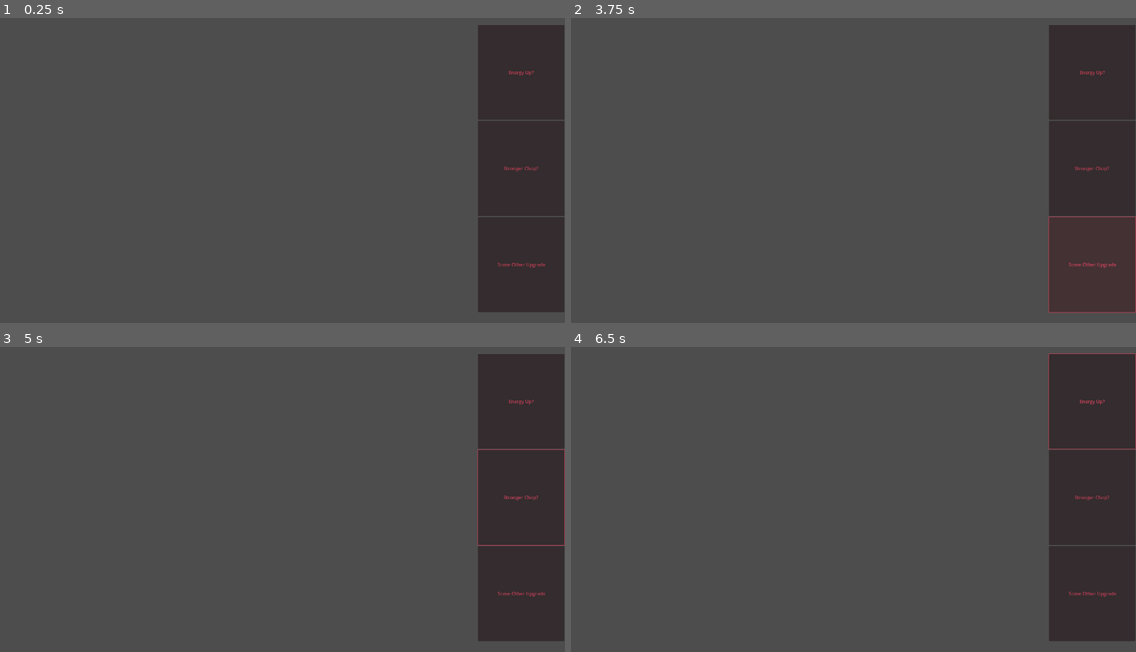
Above: before the commit, frames 1-4 (two rows, left to right).
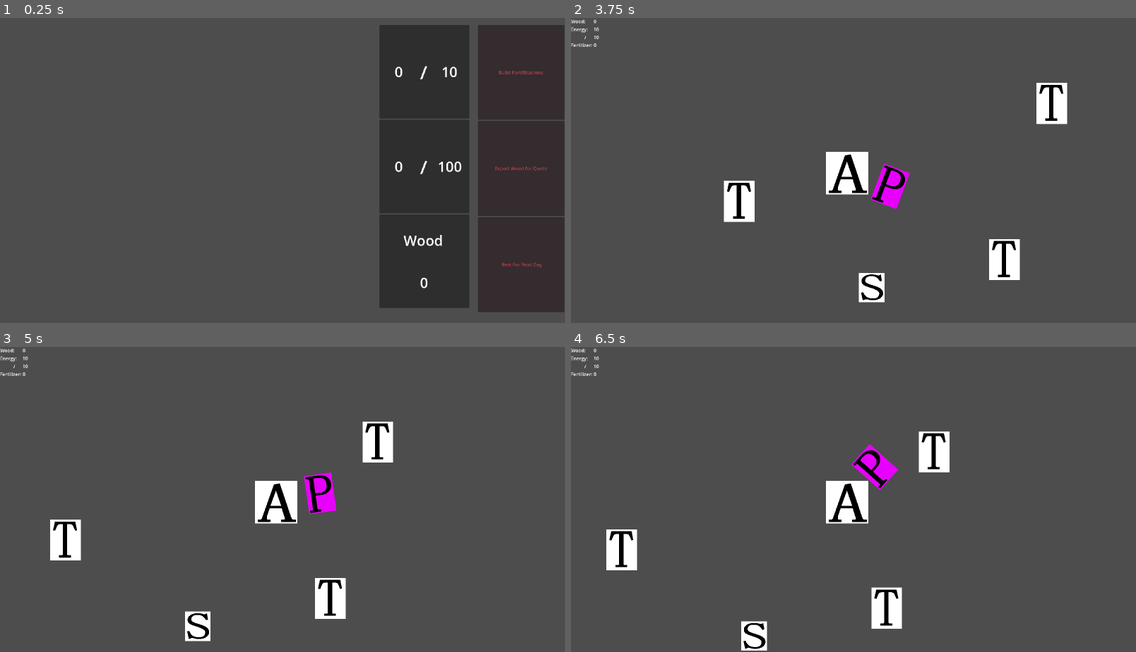
Above: after the commit, the same moments.

Repository: ErdrickBelmont/Buddy_Jam_2024_Team_4
Game: Godot game, scene res://shipUpgradeScene.tscn
Same seed, same stepped clock (60 frames per second), same inputs: the game is played once before the commit and once after it. This scene is started directly instead of the project's main scene.
Inputs (mouse positions are in pixels of both pictures, inside the frame that each line leads up to):
- Up to frame 1 (0.25 s): no input
- Up to frame 2 (3.75 s): click (1090, 72) at 0.5 s, where only the run before the commit has a clickable "Energy Up?"; click (1090, 72) at 1.25 s, where only the run after the commit has a clickable "Build Fortifiications"; click (1090, 167) at 2 s, where only the run before the commit has a clickable "Stronger Chop?"; click (1090, 167) at 2.75 s, where only the run after the commit has a clickable "Export Wood for Quota"; click (1090, 265) at 3.5 s, where only the run before the commit has a clickable "Some Other Upgrade"
- Up to frame 3 (5 s): tap Enter at 4.25 s; move the mouse to (406, 484) at 4.27 s; hold D (ui_right) from 4.28 s (still down); click (406, 484) at 4.35 s; tap W (ui_up) at 4.52 s
- Up to frame 4 (6.5 s): move the mouse to (740, 514) at 5.02 s; click (740, 514) at 5.1 s; tap W (ui_up) at 5.27 s; move the mouse to (910, 432) at 5.77 s; release D (ui_right) at 5.78 s; hold A (ui_left) from 5.78 s (still down); click (910, 432) at 5.85 s

The runs differ from the first frame. In frame 1, 15% of the frame differs, in the area x 67-97%, y 2-95%; in frame 2, 18%; in frame 3, 19%; in frame 4, 19%, in the area x 0-100%, y 0-100%.

Commit message:
Partially completed cycle & ship upgrade screen

Diff:
--- a/BuddyJam2023_Tree_Game/Global_Var.gd
+++ b/BuddyJam2023_Tree_Game/Global_Var.gd
@@ -1,7 +1,7 @@
 extends Node
 
 
-var dic : Dictionary = {"wood": 0,"woodExportTracker": 0, "woodExportCap": 100, "energy": 0, "maxEnergy": 10, "fertilizer": 0,"quotaTracker":0, "quota": 10 }
+var dic : Dictionary = {"wood": 0,"woodExportTracker": 0, "woodExportCap": 100,"fortificationTracker": 0,"fortificationCost": 10, "energy": 0, "maxEnergy": 10, "fertilizer": 0,"quotaTracker":0, "quota": 100 }
 
 var base_fortified: bool = false
 
@@ -26,6 +26,10 @@
 			return dic.quotaTracker
 		"quota":
 			return dic.quota
+		"fortificationTracker":
+			return dic.fortificationTracker
+		"fortificationCost":
+			return dic.fortificationCost
 		_:
 			return 0
 
@@ -47,6 +51,10 @@
 			dic.quotaTracker = new_value
 		"quota":
 			dic.quota = new_value
+		"fortificationTracker":
+			dic.fortificationTracker = new_value
+		"fortificationCost":
+			dic.fortificationCost = new_value
 		_:
 			print("could not find variable")
 
@@ -68,16 +76,20 @@
 			dic.quotaTracker += new_value
 		"quota":
 			dic.quota += new_value
+		"fortificationTracker":
+			dic.fortificationTracker += new_value
+		"fortificationCost":
+			dic.fortificationCost += new_value
 		_:
 			print("could not find variable")
 
-#add negative number to subtract
+
 func upperBoundCheck(lesser:int, max:int) -> bool:
 	if (lesser < max):
 		return true
 	else:
 		return false
-func lowerBoundCheck(currentInt:int, minimumRequired:int):
+func lowerBoundCheck(currentInt:int, minimumRequired:int) -> bool:
 	if (currentInt < minimumRequired):
 		return false
 	else:
--- a/BuddyJam2023_Tree_Game/Player.tscn
+++ b/BuddyJam2023_Tree_Game/Player.tscn
@@ -16,15 +16,18 @@
 [node name="player_prefab" type="CharacterBody2D"]
 position = Vector2(387, 194)
 collision_layer = 3
-collision_mask = 12
+collision_mask = 15
 script = ExtResource("1_yfync")
 
-[node name="charCollider" type="CollisionShape2D" parent="."]
-position = Vector2(552, 331)
+[node name="Area2D2" type="Area2D" parent="."]
+position = Vector2(684.684, 321.062)
+
+[node name="charCollider" type="CollisionShape2D" parent="Area2D2"]
+position = Vector2(-132.684, 9.93842)
 shape = SubResource("RectangleShape2D_oh4fp")
 
-[node name="Sprite2D" type="Sprite2D" parent="charCollider"]
-position = Vector2(2, -1)
+[node name="Sprite2D" type="Sprite2D" parent="Area2D2/charCollider"]
+position = Vector2(1.99994, -1)
 scale = Vector2(0.521739, 0.390374)
 texture = ExtResource("2_6s85g")
 
--- a/BuddyJam2023_Tree_Game/forest_entrance.tscn
+++ b/BuddyJam2023_Tree_Game/forest_entrance.tscn
@@ -1,9 +1,14 @@
-[gd_scene load_steps=5 format=3 uid="uid://bq4tnwwwxkc0l"]
+[gd_scene load_steps=8 format=3 uid="uid://bq4tnwwwxkc0l"]
 
 [ext_resource type="PackedScene" uid="uid://dd8kuirq1mqtj" path="res://Player.tscn" id="1_08bqn"]
-[ext_resource type="Script" path="res://update_label_script.gd" id="3_4qbf8"]
+[ext_resource type="PackedScene" uid="uid://uahhdims1o8" path="res://stat_panel.tscn" id="3_ciejm"]
 [ext_resource type="PackedScene" uid="uid://btqjg4r3wu4oj" path="res://Choppable_Tree.tscn" id="3_sptj4"]
 [ext_resource type="PackedScene" uid="uid://divilrm8xpnrh" path="res://Pause_Menu.tscn" id="3_towcn"]
+[ext_resource type="Script" path="res://ship.gd" id="5_ysi78"]
+[ext_resource type="Texture2D" uid="uid://diak4cs683rih" path="res://S.png" id="6_hgds0"]
+
+[sub_resource type="RectangleShape2D" id="RectangleShape2D_xe1mm"]
+size = Vector2(288, 188.5)
 
 [node name="Root_Node2D" type="Node2D"]
 
@@ -20,52 +25,7 @@
 offset_bottom = -995.0
 metadata/_edit_use_anchors_ = true
 
-[node name="StatPanel" type="Control" parent="CanvasLayer"]
-layout_mode = 3
-anchors_preset = 0
-offset_right = 40.0
-offset_bottom = 40.0
-
-[node name="GridContainer" type="GridContainer" parent="CanvasLayer/StatPanel"]
-layout_mode = 0
-offset_right = 124.0
-offset_bottom = 150.0
-columns = 2
-
-[node name="Wood" type="Label" parent="CanvasLayer/StatPanel/GridContainer"]
-layout_mode = 2
-text = "Wood:"
-
-[node name="WoodInt" type="Label" parent="CanvasLayer/StatPanel/GridContainer"]
-layout_mode = 2
-text = "test"
-script = ExtResource("3_4qbf8")
-
-[node name="Energy" type="Label" parent="CanvasLayer/StatPanel/GridContainer"]
-layout_mode = 2
-text = "Energy:"
-
-[node name="EnergyInt" type="Label" parent="CanvasLayer/StatPanel/GridContainer"]
-layout_mode = 2
-text = "test"
-script = ExtResource("3_4qbf8")
-
-[node name="energycap" type="Label" parent="CanvasLayer/StatPanel/GridContainer"]
-layout_mode = 2
-text = "	           /"
-
-[node name="EnergyCapInt" type="Label" parent="CanvasLayer/StatPanel/GridContainer"]
-layout_mode = 2
-text = "test"
-script = ExtResource("3_4qbf8")
-
-[node name="Fertilizer" type="Label" parent="CanvasLayer/StatPanel/GridContainer"]
-layout_mode = 2
-text = "Fertilizer:"
-
-[node name="FertilizerInt" type="Label" parent="CanvasLayer/StatPanel/GridContainer"]
-layout_mode = 2
-script = ExtResource("3_4qbf8")
+[node name="StatPanel" parent="CanvasLayer" instance=ExtResource("3_ciejm")]
 
 [node name="ChoppableTree" parent="." groups=["tree"] instance=ExtResource("3_sptj4")]
 position = Vector2(575, 620)
@@ -82,6 +42,52 @@
 scale = Vector2(4.44, 4.44)
 collision_mask = 3
 
+[node name="ship" type="Area2D" parent="."]
+position = Vector2(1023, 916)
+collision_layer = 17
+collision_mask = 17
+script = ExtResource("5_ysi78")
+
+[node name="CollisionShape2D" type="CollisionShape2D" parent="ship"]
+position = Vector2(1, -126)
+shape = SubResource("RectangleShape2D_xe1mm")
+
+[node name="Sprite2D" type="Sprite2D" parent="ship"]
+position = Vector2(1.99998, -2.00002)
+scale = Vector2(0.356122, 0.25)
+texture = ExtResource("6_hgds0")
+
+[node name="CanvasLayer2" type="CanvasLayer" parent="ship"]
+visible = false
+
+[node name="Panel" type="Panel" parent="ship/CanvasLayer2"]
+anchors_preset = -1
+anchor_left = 0.38
+anchor_top = 0.178
+anchor_right = 0.67
+anchor_bottom = 0.432
+offset_left = 0.399963
+offset_top = -0.12001
+offset_right = -0.400024
+offset_bottom = -0.279999
+
+[node name="HBoxContainer" type="HBoxContainer" parent="ship/CanvasLayer2/Panel"]
+layout_mode = 1
+anchors_preset = 15
+anchor_right = 1.0
+anchor_bottom = 1.0
+offset_left = 11.0
+offset_top = 75.0
+offset_right = -17.0
+offset_bottom = -23.0
+grow_horizontal = 2
+grow_vertical = 2
+
+[node name="returnToShip" type="Button" parent="ship/CanvasLayer2/Panel/HBoxContainer"]
+layout_mode = 2
+size_flags_horizontal = 3
+text = "Return to ship "
+
 [connection signal="area_entered" from="ChoppableTree" to="ChoppableTree" method="_on_area_entered"]
 [connection signal="area_exited" from="ChoppableTree" to="ChoppableTree" method="_on_area_exited"]
 [connection signal="mouse_entered" from="ChoppableTree" to="ChoppableTree" method="_on_mouse_entered"]
@@ -94,3 +100,6 @@
 [connection signal="area_exited" from="ChoppableTree3" to="ChoppableTree3" method="_on_area_exited"]
 [connection signal="mouse_entered" from="ChoppableTree3" to="ChoppableTree3" method="_on_mouse_entered"]
 [connection signal="mouse_exited" from="ChoppableTree3" to="ChoppableTree3" method="_on_mouse_exited"]
+[connection signal="area_entered" from="ship" to="ship" method="_on_area_entered"]
+[connection signal="area_exited" from="ship" to="ship" method="_on_area_exited"]
+[connection signal="pressed" from="ship/CanvasLayer2/Panel/HBoxContainer/returnToShip" to="ship" method="_on_return_to_ship_pressed"]
--- /dev/null
+++ b/BuddyJam2023_Tree_Game/returnToShip.gd
@@ -0,0 +1,11 @@
+extends Button
+
+
+# Called when the node enters the scene tree for the first time.
+func _ready():
+	pass # Replace with function body.
+
+
+# Called every frame. 'delta' is the elapsed time since the previous frame.
+func _process(delta):
+	pass
--- /dev/null
+++ b/BuddyJam2023_Tree_Game/ship.gd
@@ -0,0 +1,35 @@
+extends Area2D
+
+func _ready():
+	get_child(-1).set_visible(false)
+
+#func resume():
+	#get_tree().paused = false
+	#hide()
+#func pause():
+	#get_tree().paused = true
+	#
+#
+#func _on_resume_pressed():
+	#resume()
+#
+#func _on_options_pressed():
+	#resume()
+	#get_tree().reload_current_scene()
+#
+#func _on_quit_pressed():
+	#get_tree().quit()
+
+
+
+func _on_area_entered(area):
+	get_child(-1).set_visible(true)
+	print("area entered")
+
+func _on_area_exited(area):
+	get_child(-1).set_visible(false)
+	pass # Replace with function body.
+
+
+func _on_return_to_ship_pressed():
+	get_tree().change_scene_to_file("res://shipUpgradeScene.tscn")
--- /dev/null
+++ b/BuddyJam2023_Tree_Game/shipUpgradeScene.gd
@@ -0,0 +1,30 @@
+extends Control
+
+
+# Called when the node enters the scene tree for the first time.
+func _ready():
+	pass # Replace with function body.
+
+
+# Called every frame. 'delta' is the elapsed time since the previous frame.
+func _process(delta):
+	pass
+
+
+func _on_next_day_pressed():
+	Global_Var.storm_reset()
+	get_tree().change_scene_to_file("res://forest_entrance.tscn")
+
+
+func _on_submit_wood_quota_pressed():
+	if Global_Var.upperBoundCheck(Global_Var.get_referance("qoutaTracker"),Global_Var.get_referance("quota")):
+		if (Global_Var.get_referance("wood") - (Global_Var.get_referance("quota") - Global_Var.get_referance("qoutaTracker"))) >= 0:
+			Global_Var.add_to_var("quotaTracker",(Global_Var.get_referance("quota") - Global_Var.get_referance("qoutaTracker")))
+			Global_Var.add_to_var("wood",-((Global_Var.get_referance("quota") - Global_Var.get_referance("qoutaTracker"))))
+
+func _on_build_fortitifcation_pressed():
+	var fortification_difference = Global_Var.get_referance("fortificationCost") - Global_Var.get_referance("fortificationTracker")
+	if Global_Var.upperBoundCheck(Global_Var.get_referance("fortificationTracker"),Global_Var.get_referance("fortificationCost")):
+		if (Global_Var.get_referance("wood") - (Global_Var.get_referance("fortificationCost") - Global_Var.get_referance("fortificationTracker"))) >= 0:
+			Global_Var.add_to_var("fortificationTracker",(Global_Var.get_referance("fortificationCost") - Global_Var.get_referance("fortificationTracker")))
+			Global_Var.add_to_var("wood",-(Global_Var.get_referance("fortificationCost") - Global_Var.get_referance("fortificationTracker")))
--- a/BuddyJam2023_Tree_Game/shipUpgradeScene.tscn
+++ b/BuddyJam2023_Tree_Game/shipUpgradeScene.tscn
@@ -1,8 +1,20 @@
-[gd_scene load_steps=3 format=3 uid="uid://ddslg5bnvlshq"]
+[gd_scene load_steps=8 format=3 uid="uid://ddslg5bnvlshq"]
+
+[ext_resource type="Script" path="res://shipUpgradeScene.gd" id="1_2qq1v"]
+[ext_resource type="Script" path="res://update_label_script.gd" id="1_vjhf5"]
 
 [sub_resource type="Theme" id="Theme_aon5i"]
 
 [sub_resource type="PortableCompressedTexture2D" id="PortableCompressedTexture2D_uv51u"]
+
+[sub_resource type="LabelSettings" id="LabelSettings_6yr24"]
+font_size = 48
+
+[sub_resource type="LabelSettings" id="LabelSettings_1caxr"]
+font_size = 64
+
+[sub_resource type="LabelSettings" id="LabelSettings_7vvwc"]
+font_size = 48
 
 [node name="ShipUpgradeScene" type="Control"]
 layout_mode = 3
@@ -11,6 +23,7 @@
 anchor_bottom = 1.0
 grow_horizontal = 2
 grow_vertical = 2
+script = ExtResource("1_2qq1v")
 
 [node name="VBoxContainer" type="VBoxContainer" parent="."]
 layout_mode = 1
@@ -24,23 +37,153 @@
 offset_right = -0.0800781
 offset_bottom = 0.399963
 
-[node name="Button" type="Button" parent="VBoxContainer"]
+[node name="Build_Fortitifcation" type="Button" parent="VBoxContainer"]
 modulate = Color(1, 0.301961, 0.423529, 0.784314)
 layout_mode = 2
 size_flags_vertical = 3
-text = "Energy Up?"
+text = "Build Fortifiications"
 
-[node name="Button2" type="Button" parent="VBoxContainer"]
+[node name="submit_Wood_Quota" type="Button" parent="VBoxContainer"]
 modulate = Color(1, 0.301961, 0.423529, 1)
 self_modulate = Color(1, 1, 1, 0.784314)
 layout_mode = 2
 size_flags_vertical = 3
-text = "Stronger Chop?"
+text = "Export Wood for Quota"
 
-[node name="Button3" type="Button" parent="VBoxContainer"]
+[node name="Next_Day" type="Button" parent="VBoxContainer"]
 modulate = Color(1, 0.301961, 0.423529, 0.784314)
 layout_mode = 2
 size_flags_vertical = 3
 theme = SubResource("Theme_aon5i")
-text = "Some Other Upgrade"
+text = "Rest For Next Day"
 icon = SubResource("PortableCompressedTexture2D_uv51u")
+
+[node name="VBoxContainer2" type="VBoxContainer" parent="."]
+layout_mode = 1
+anchors_preset = -1
+anchor_left = 0.846
+anchor_top = 0.023
+anchor_right = 0.999
+anchor_bottom = 0.965
+offset_left = -335.32
+offset_top = 0.0799999
+offset_right = -323.08
+offset_bottom = -14.6
+
+[node name="Panel" type="Panel" parent="VBoxContainer2"]
+layout_mode = 2
+size_flags_vertical = 3
+
+[node name="fortificationTrackerInt" type="Label" parent="VBoxContainer2/Panel"]
+layout_mode = 2
+anchor_right = 1.0
+anchor_bottom = 0.988
+offset_top = 4.0
+offset_right = -175.0
+offset_bottom = -0.136017
+text = "TEST"
+label_settings = SubResource("LabelSettings_6yr24")
+horizontal_alignment = 1
+vertical_alignment = 1
+script = ExtResource("1_vjhf5")
+
+[node name="slash" type="Label" parent="VBoxContainer2/Panel"]
+layout_mode = 2
+anchor_right = 1.0
+anchor_bottom = 0.988
+offset_left = 138.0
+offset_top = 25.0
+offset_right = -98.0
+offset_bottom = 1.86398
+text = "
+/"
+label_settings = SubResource("LabelSettings_1caxr")
+
+[node name="fortificationCostInt" type="Label" parent="VBoxContainer2/Panel"]
+layout_mode = 2
+anchor_right = 1.0
+anchor_bottom = 0.988
+offset_left = 172.0
+offset_top = 4.0
+offset_bottom = -0.112
+text = "TEST"
+label_settings = SubResource("LabelSettings_7vvwc")
+horizontal_alignment = 1
+vertical_alignment = 1
+script = ExtResource("1_vjhf5")
+
+[node name="Panel2" type="Panel" parent="VBoxContainer2"]
+layout_mode = 2
+size_flags_vertical = 3
+
+[node name="QuotaTrackerInt" type="Label" parent="VBoxContainer2/Panel2"]
+layout_mode = 2
+anchor_right = 1.0
+anchor_bottom = 0.988
+offset_top = 4.0
+offset_right = -175.0
+offset_bottom = -0.136017
+text = "TEST"
+label_settings = SubResource("LabelSettings_6yr24")
+horizontal_alignment = 1
+vertical_alignment = 1
+script = ExtResource("1_vjhf5")
+
+[node name="slash" type="Label" parent="VBoxContainer2/Panel2"]
+layout_mode = 2
+anchor_right = 1.0
+anchor_bottom = 0.988
+offset_left = 138.0
+offset_top = 25.0
+offset_right = -98.0
+offset_bottom = 1.86398
+text = "
+/"
+label_settings = SubResource("LabelSettings_1caxr")
+
+[node name="QuotaInt" type="Label" parent="VBoxContainer2/Panel2"]
+layout_mode = 2
+anchor_right = 1.0
+anchor_bottom = 0.988
+offset_left = 172.0
+offset_top = 4.0
+offset_bottom = -0.112
+text = "TEST"
+label_settings = SubResource("LabelSettings_7vvwc")
+horizontal_alignment = 1
+vertical_alignment = 1
+script = ExtResource("1_vjhf5")
+
+[node name="Panel3" type="Panel" parent="VBoxContainer2"]
+layout_mode = 2
+size_flags_vertical = 3
+
+[node name="WoodName" type="Label" parent="VBoxContainer2/Panel3"]
+layout_mode = 2
+anchor_right = 1.0
+anchor_bottom = 0.988
+offset_left = -2.0
+offset_top = 7.0
+offset_right = -5.0
+offset_bottom = -144.172
+text = "Wood"
+label_settings = SubResource("LabelSettings_6yr24")
+horizontal_alignment = 1
+vertical_alignment = 1
+
+[node name="WoodInt" type="Label" parent="VBoxContainer2/Panel3"]
+layout_mode = 2
+anchor_right = 1.0
+anchor_bottom = 0.988
+offset_top = 151.0
+offset_right = -3.0
+offset_bottom = -0.171997
+text = "TEST"
+label_settings = SubResource("LabelSettings_6yr24")
+horizontal_alignment = 1
+vertical_alignment = 1
+script = ExtResource("1_vjhf5")
+
+[connection signal="pressed" from="VBoxContainer/Build_Fortitifcation" to="." method="_on_build_fortitifcation_pressed"]
+[connection signal="pressed" from="VBoxContainer/submit_Wood_Quota" to="." method="_on_submit_wood_quota_pressed"]
+[connection signal="pressed" from="VBoxContainer/Next_Day" to="." method="_on_next_day_pressed"]
--- /dev/null
+++ b/BuddyJam2023_Tree_Game/stat_panel.tscn
@@ -0,0 +1,50 @@
+[gd_scene load_steps=2 format=3 uid="uid://uahhdims1o8"]
+
+[ext_resource type="Script" path="res://update_label_script.gd" id="1_vyuw6"]
+
+[node name="StatPanel" type="Control"]
+layout_mode = 3
+anchors_preset = 0
+offset_right = 40.0
+offset_bottom = 40.0
+
+[node name="GridContainer" type="GridContainer" parent="."]
+layout_mode = 0
+offset_right = 124.0
+offset_bottom = 150.0
+columns = 2
+
+[node name="Wood" type="Label" parent="GridContainer"]
+layout_mode = 2
+text = "Wood:"
+
+[node name="WoodInt" type="Label" parent="GridContainer"]
+layout_mode = 2
+text = "test"
+script = ExtResource("1_vyuw6")
+
+[node name="Energy" type="Label" parent="GridContainer"]
+layout_mode = 2
+text = "Energy:"
+
+[node name="EnergyInt" type="Label" parent="GridContainer"]
+layout_mode = 2
+text = "test"
+script = ExtResource("1_vyuw6")
+
+[node name="energycap" type="Label" parent="GridContainer"]
+layout_mode = 2
+text = "	           /"
+
+[node name="EnergyCapInt" type="Label" parent="GridContainer"]
+layout_mode = 2
+text = "test"
+script = ExtResource("1_vyuw6")
+
+[node name="Fertilizer" type="Label" parent="GridContainer"]
+layout_mode = 2
+text = "Fertilizer:"
+
+[node name="FertilizerInt" type="Label" parent="GridContainer"]
+layout_mode = 2
+script = ExtResource("1_vyuw6")
--- a/BuddyJam2023_Tree_Game/tree_targetted.gd
+++ b/BuddyJam2023_Tree_Game/tree_targetted.gd
@@ -19,7 +19,7 @@
 
 
 func _on_area_entered(area):
-	#if(area.name == )
+	# gets yellow cursor child from tree
 	get_child(1,false).show()
 	cursor_select = true
 
--- a/BuddyJam2023_Tree_Game/update_label_script.gd
+++ b/BuddyJam2023_Tree_Game/update_label_script.gd
@@ -30,6 +30,15 @@
 		"QuotaInt":
 			relevantGlobalInt = "quota"
 			self.text = str(Global_Var.get_referance("quota"))
+		"QuotaTrackerInt":
+			relevantGlobalInt = "quotaTracker"
+			self.text = str(Global_Var.get_referance("quotaTracker"))
+		"fortificationCostInt":
+			relevantGlobalInt = "fortificationCost"
+			self.text = str(Global_Var.get_referance("fortificationCost"))
+		"fortificationTrackerInt":
+			relevantGlobalInt = "fortificationTracker"
+			self.text = str(Global_Var.get_referance("fortificationTracker"))
 		_:
 			print("error: name of node attached not recognized")
 
Binary file added: BuddyJam2023_Tree_Game/S.png
Not shown, added: BuddyJam2023_Tree_Game/S.png.import
